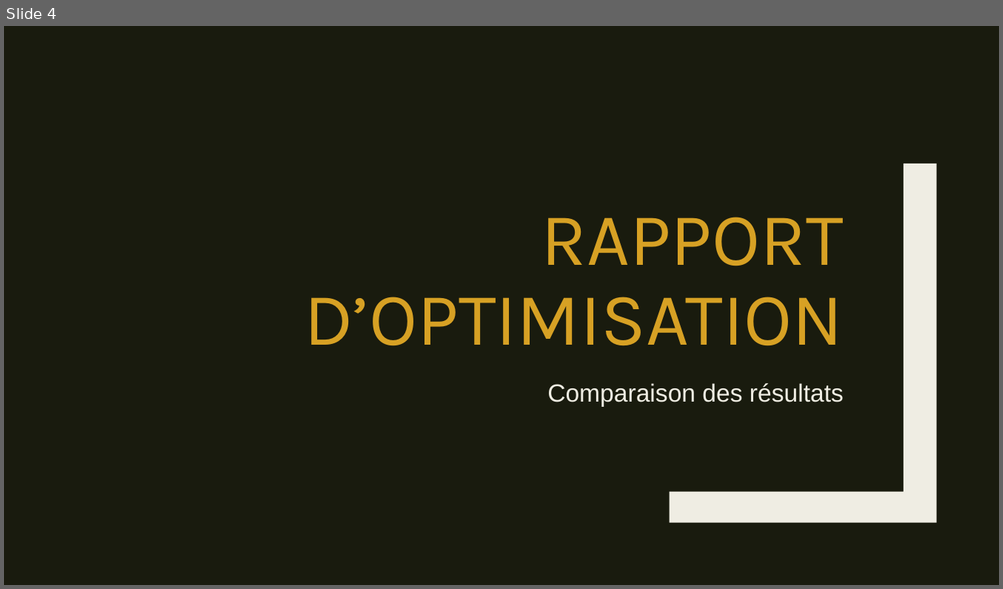
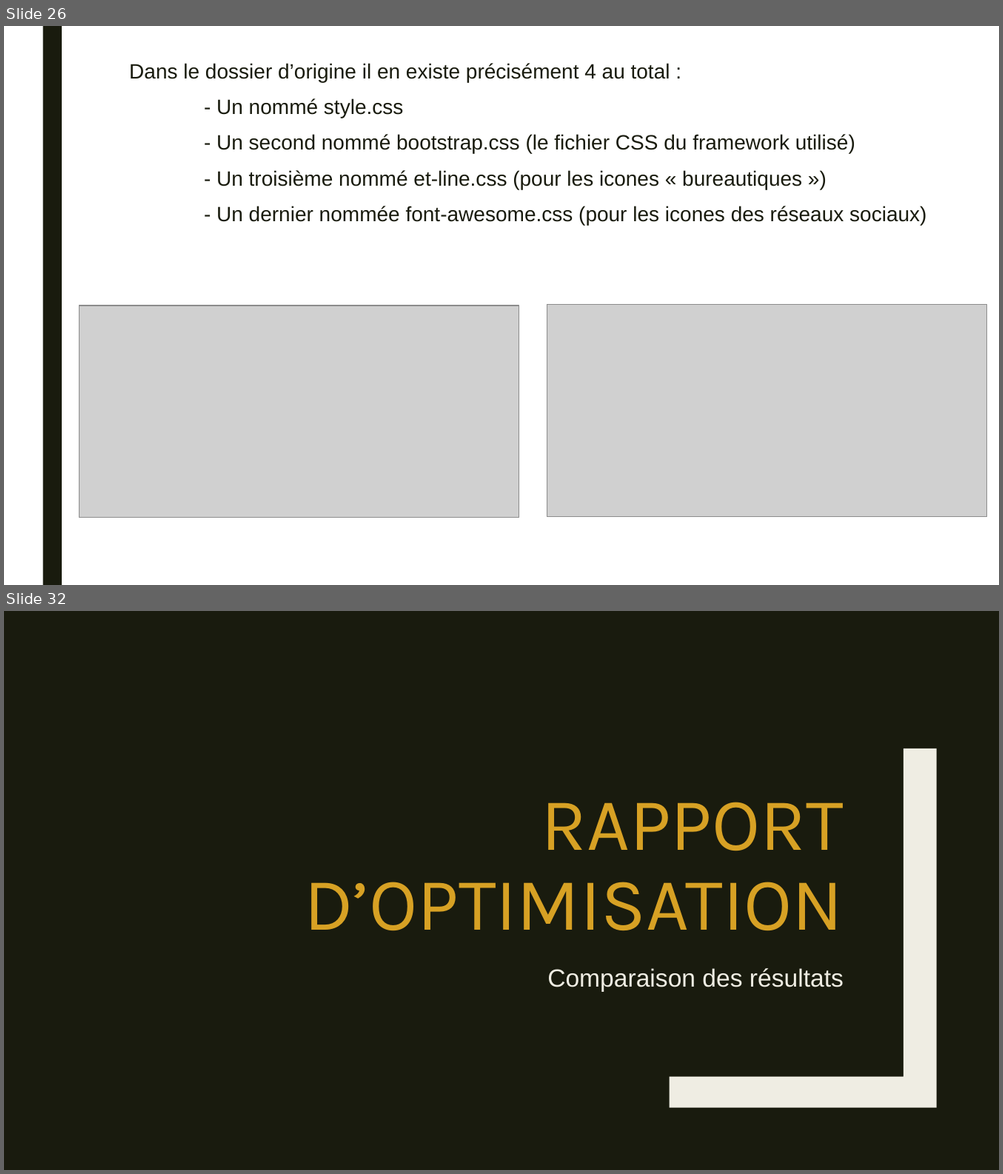
Before and after one commit to Amine-Be/Projet-4, a slide deck: P4_02_Recommandations.pptx. Shown one above the other, each under a label of ours: slide 4 before the commit, slides 26 and 32 after it; the slides between them are not shown. The pictures are 1003x589 and 1003x1174 pixels, drawn with LibreOffice and Linux fonts; fonts in the diff are those of the drawing; grey boxes stand for pictures. Boxes give left, top, right and bottom in pixels: in the first picture for what was removed or moved away, otherwise in the second. Text is boxed around its words. In the diff, an @@ line names an element or a change of style, - is before the commit and + after.

```diff
--- a/P4_02_Recommandations.pptx
+++ b/P4_02_Recommandations.pptx
@@ slide 26 added at <box>4,26,999,585</box>, background #FFFFFF @@
@@ rectangle added at <box>42,26,62,585</box>, fill #191B0E @@
@@ text added at <box>129,63,926,225</box>, 20 pt, text #191B0E @@
+Dans le dossier d’origine il en existe précisément 4 au total :
+- Un nommé style.css
+- Un second nommé bootstrap.css (le fichier CSS du framework utilisé)
+- Un troisième nommé et-line.css (pour les icones « bureautiques »)
+- Un dernier nommée font-awesome.css (pour les icones des réseaux sociaux)
@@ picture added at <box>79,306,519,517</box> @@
@@ picture added at <box>547,305,987,517</box> @@
@@ what was slide 4 is now slide 32 @@
```
Also in this commit, not shown: 1 slide changed, 27 other slides added.
